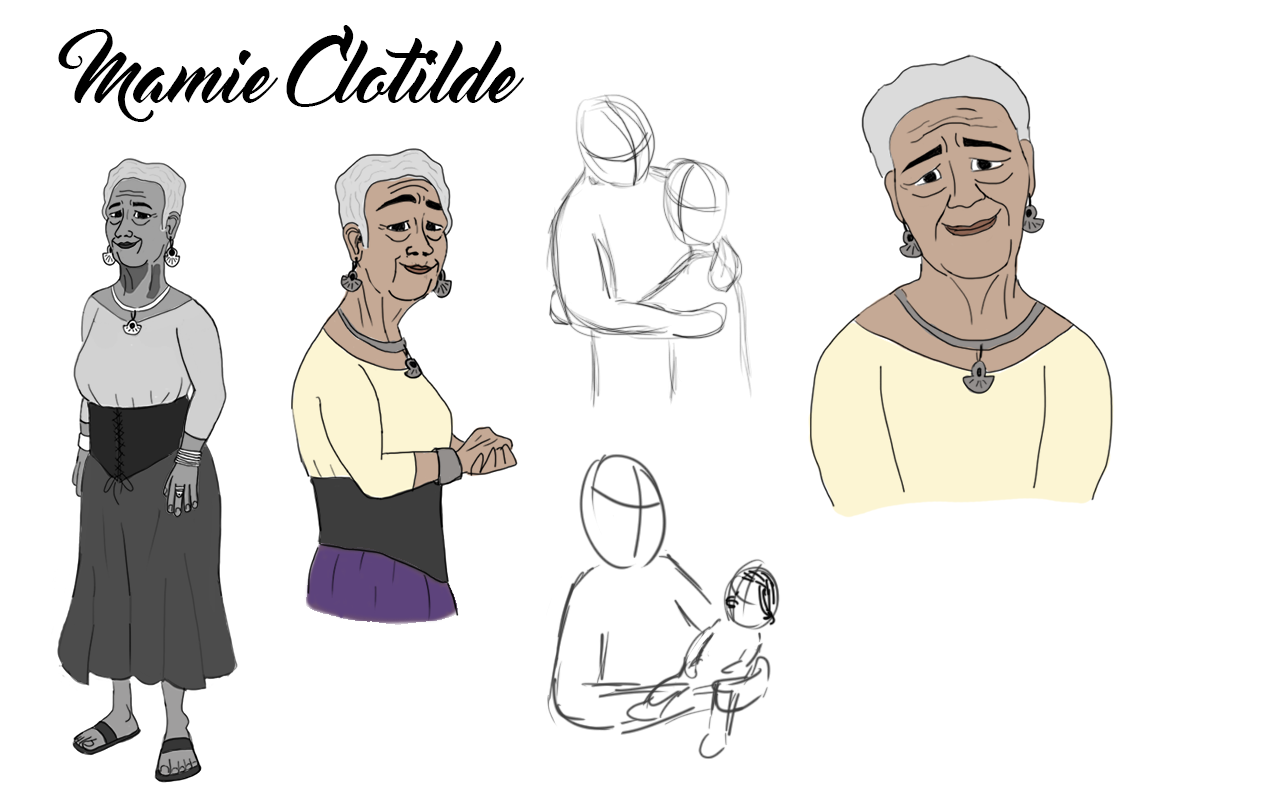
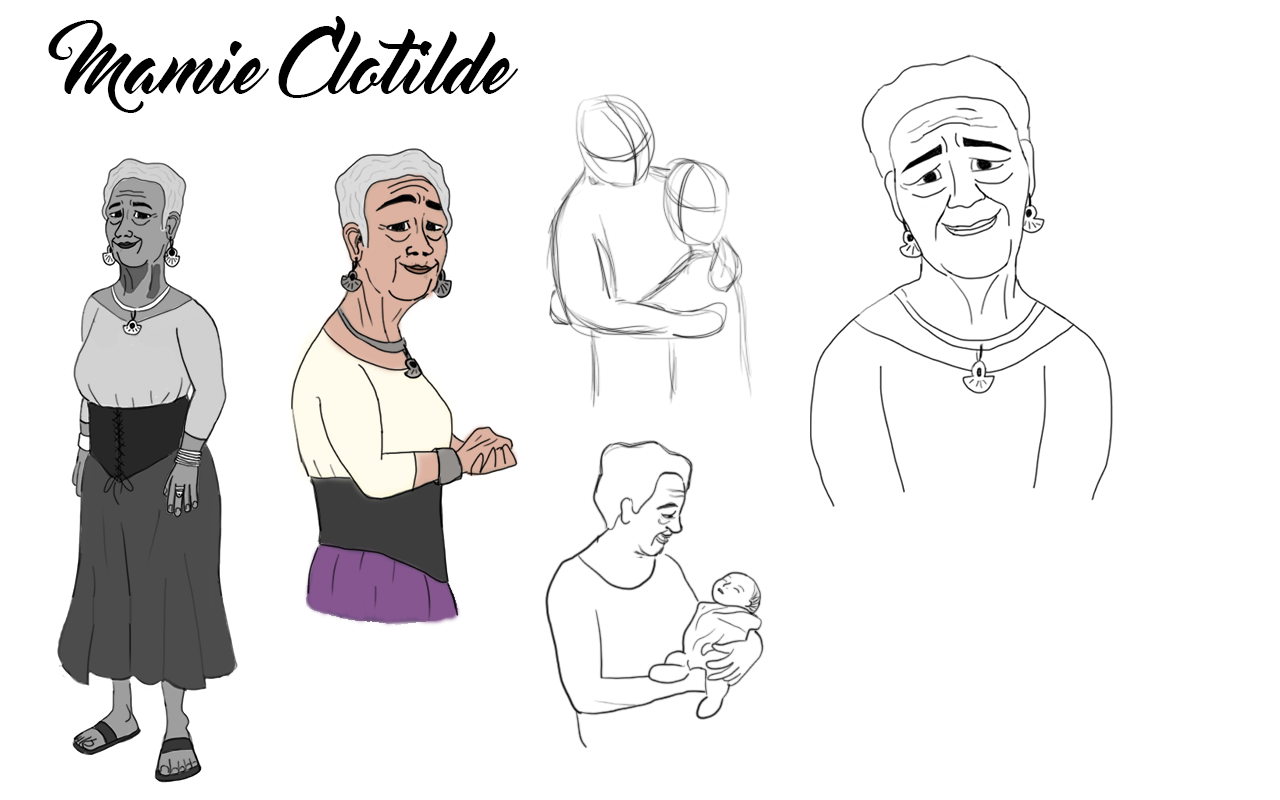
Comparing the layer stacks of the two 1280px x 800px images. Changes:
renamed "Layer 1" to "Layer 4", painted on it over [544, 440, 780, 759]
painted on "Mamie Clotilde" over [48, 16, 524, 122]
hid "couleurs_04" over [808, 56, 1114, 518]
painted on "couleurs_02" over [288, 171, 519, 627]
